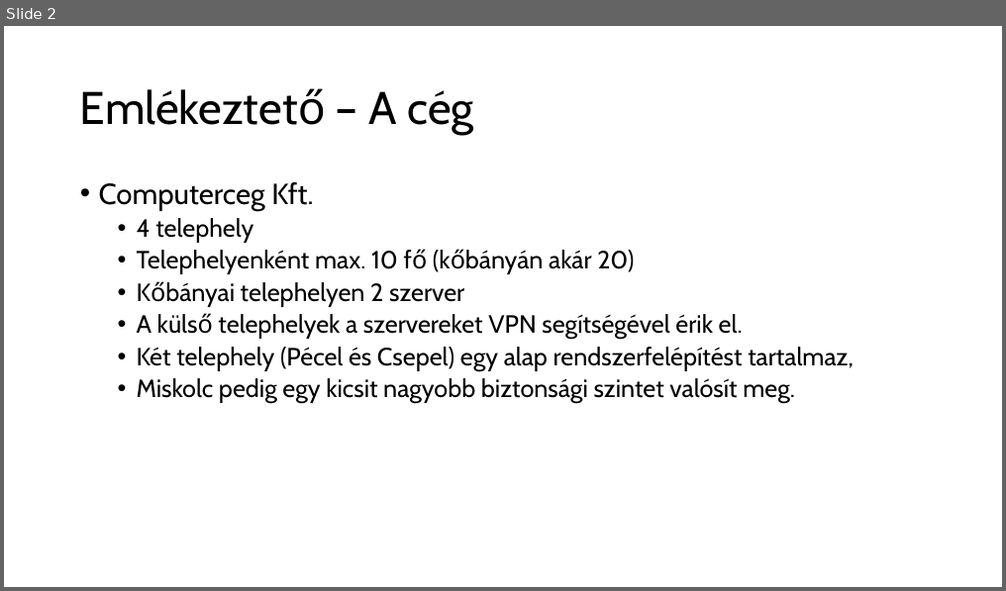
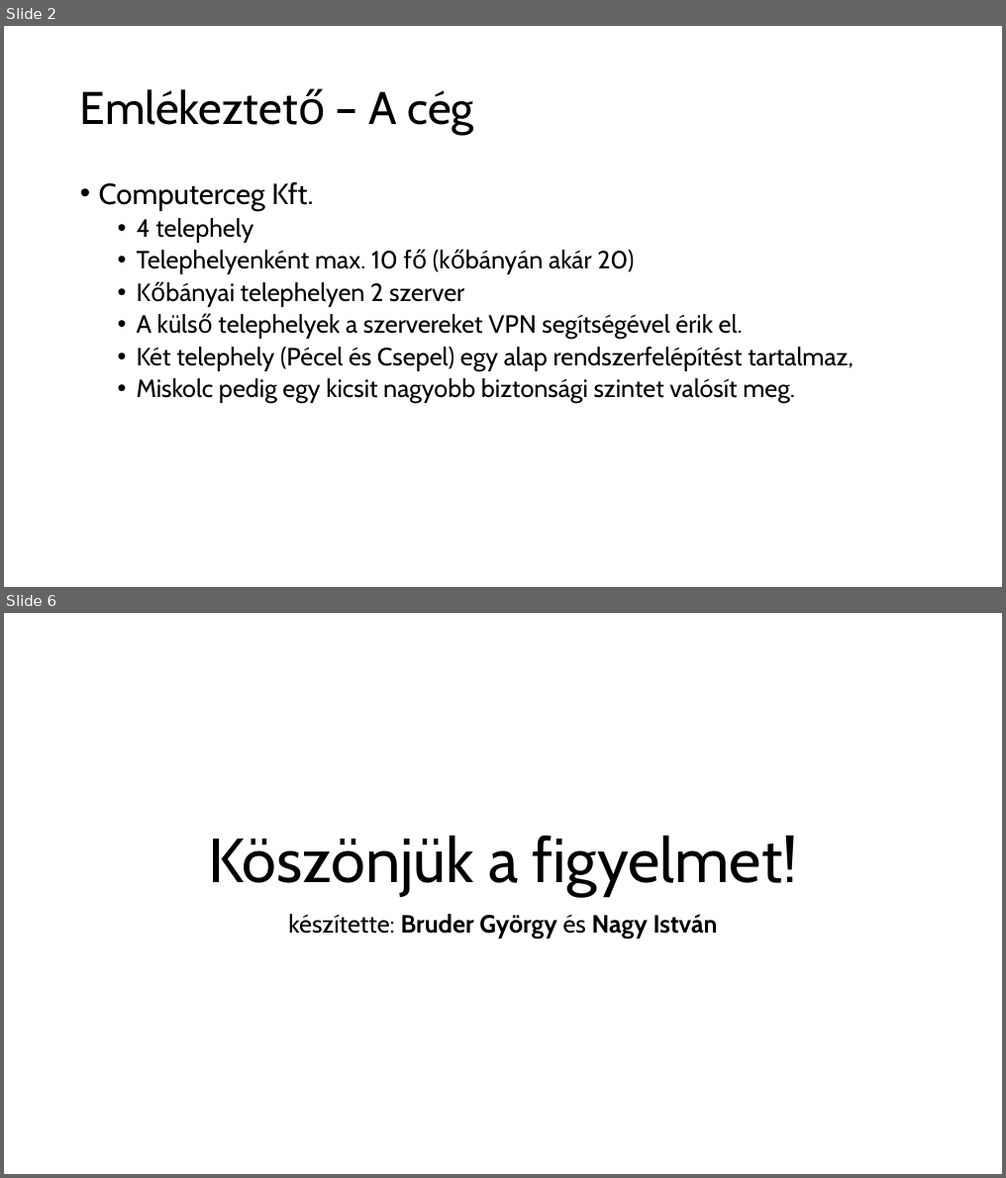
Before and after one commit to VasutasIsti/Vizsgaremek, a slide deck: HelyzetJelentes20240313/p_HelyzetJelentesBruderNagy20240313.pptx. Shown one above the other, each under a label of ours: slide 2 before the commit, slides 2 and 6 after it; the slides between them are not shown. The pictures are 1006x591 and 1006x1178 pixels, drawn with LibreOffice and Linux fonts; fonts in the diff are those of the drawing; background and template pictures are left out. Boxes give left, top, right and bottom in pixels: in the first picture for what was removed or moved away, otherwise in the second. Text is boxed around its words. In the diff, an @@ line names an element or a change of style, - is before the commit and + after.

```diff
--- a/HelyzetJelentes20240313/p_HelyzetJelentesBruderNagy20240313.pptx
+++ b/HelyzetJelentes20240313/p_HelyzetJelentesBruderNagy20240313.pptx
@@ slide 6 added at box(4, 613, 1002, 1174), background picture (left out) @@
@@ title added at box(209, 835, 798, 897), 60 pt, text #000000 @@
+Köszönjük a figyelmet!
@@ subtitle added at box(288, 914, 718, 939), 24 pt, text #000000, bold @@
+készítette: Bruder György és Nagy István
```
Also in this commit, not shown: 3 other slides added, 1 slide removed, 3 other files.
